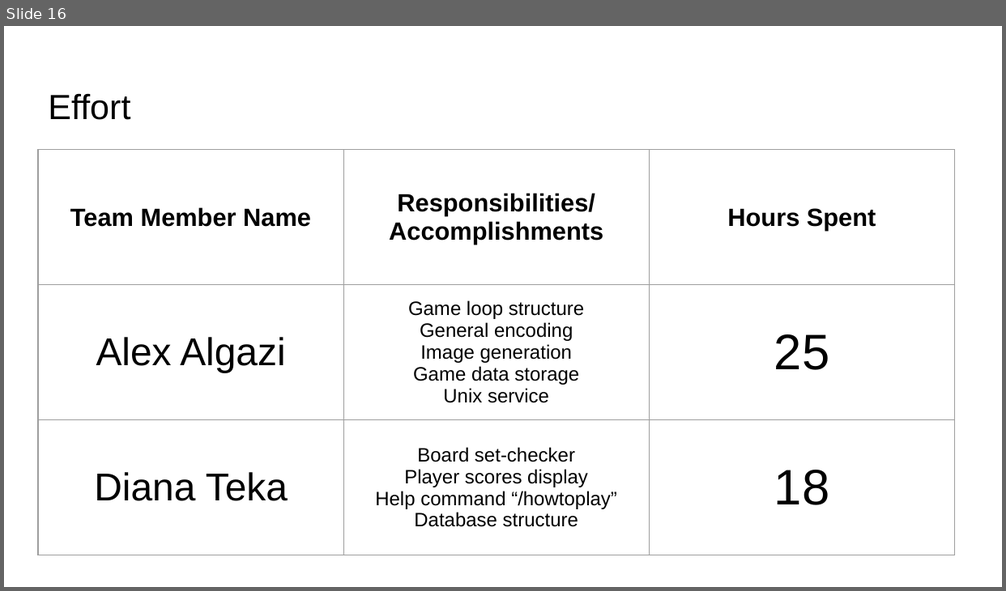
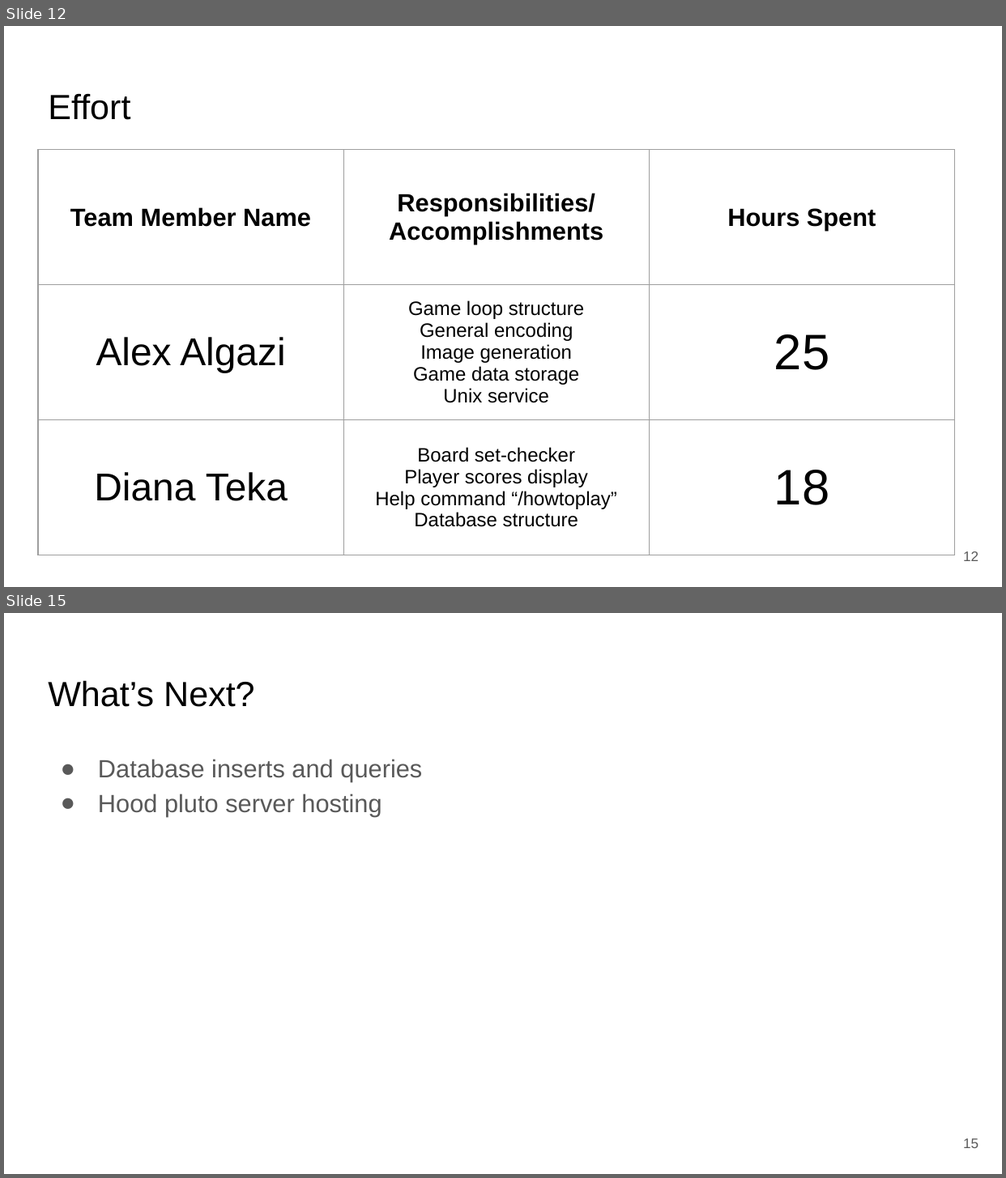
Before and after one commit to alex-algazi/setbot, a slide deck: Midterm Presentation/Midterm Presentation.pptx. Shown one above the other, each under a label of ours: slide 16 before the commit, slides 12 and 15 after it; the slides between them are not shown. The pictures are 1006x591 and 1006x1178 pixels, drawn with LibreOffice and Linux fonts; fonts in the diff are those of the drawing. Boxes give left, top, right and bottom in pixels: in the first picture for what was removed or moved away, otherwise in the second. Text is boxed around its words. In the diff, an @@ line names an element or a change of style, - is before the commit and + after.

```diff
--- a/Midterm Presentation/Midterm Presentation.pptx
+++ b/Midterm Presentation/Midterm Presentation.pptx
@@ slide 15 added at [4, 613, 1002, 1174], background #FFFFFF @@
@@ title added at [48, 680, 255, 707], 25.2 pt, text #000000 @@
+What’s Next?
@@ text added at [98, 759, 422, 817], 18 pt, text #595959 @@
+● Database inserts and queries
+● Hood pluto server hosting
@@ page number added at [963, 1139, 978, 1148], 10 pt, text #595959 @@
+15
@@ what was slide 16 is now slide 12 @@
@@ slide 12 changed as well @@
@@ page number added at [963, 552, 978, 561], 10 pt, text #595959 @@
+12
```
Also in this commit, not shown: 13 other slides changed, 1 other slide added, 6 slides removed, 1 other file.
